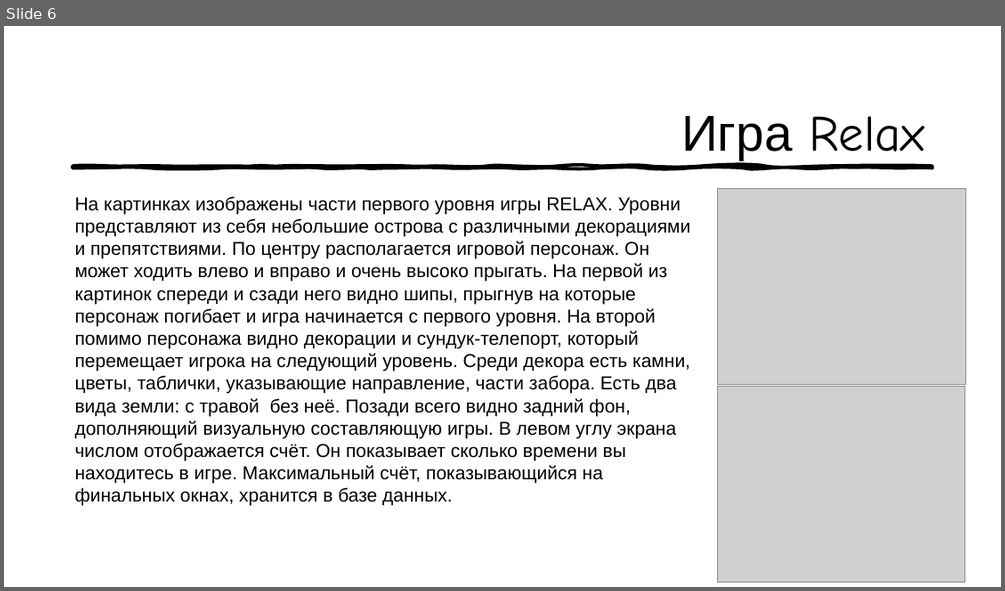
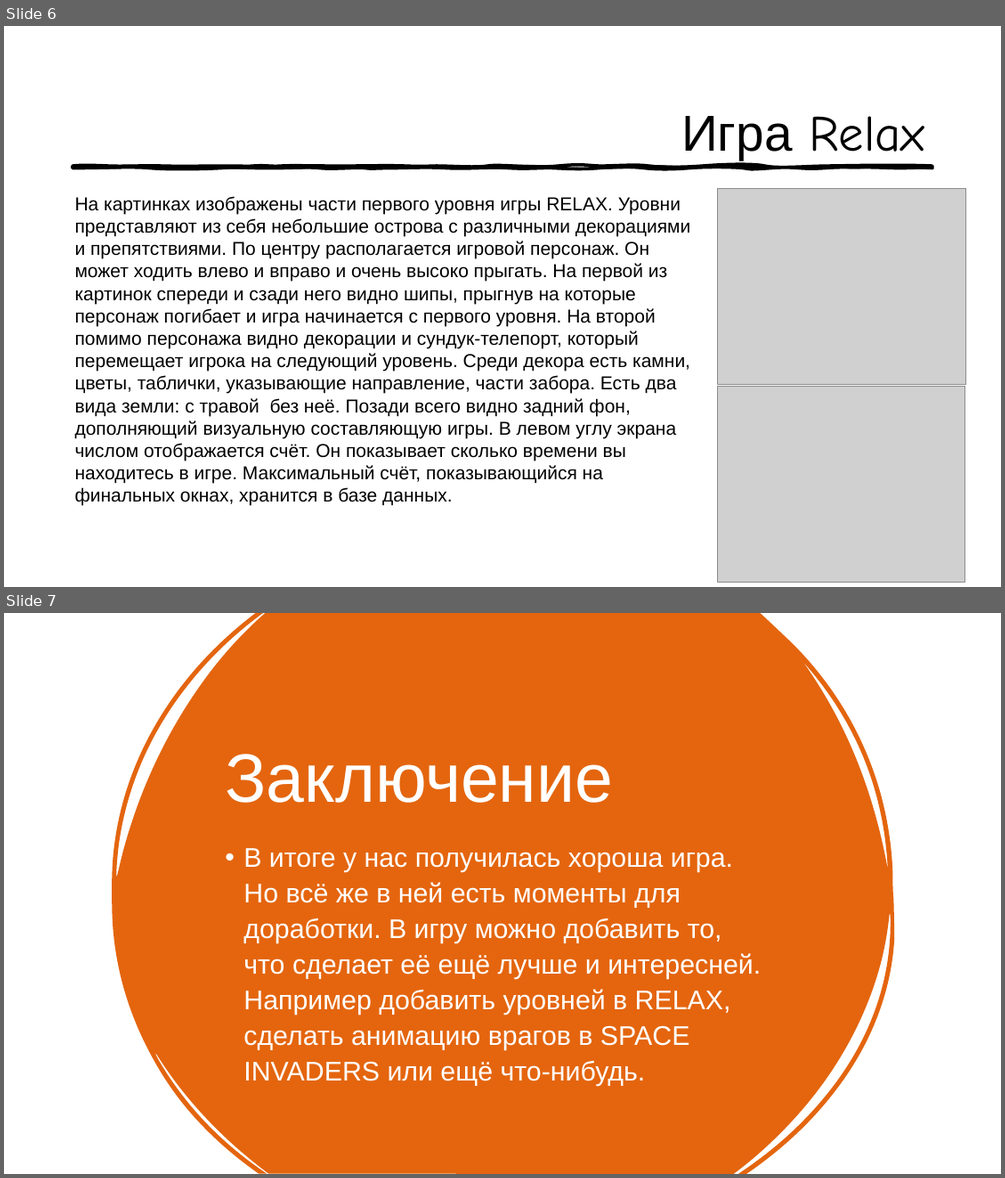
Before and after one commit to paprico-scar/pygameproject, a slide deck: Презентация PyGame.pptx. Shown one above the other, each under a label of ours: slide 6 before the commit, slides 6 and 7 after it. The pictures are 1005x591 and 1005x1178 pixels, drawn with LibreOffice and Linux fonts; fonts in the diff are those of the drawing; grey boxes stand for pictures. Boxes give left, top, right and bottom in pixels: in the first picture for what was removed or moved away, otherwise in the second. Text is boxed around its words. In the diff, an @@ line names an element or a change of style, - is before the commit and + after.

```diff
--- a/Презентация PyGame.pptx
+++ b/Презентация PyGame.pptx
@@ slide 7 added at [4,613,1001,1174], background #FFFFFF @@
@@ rectangle added at [4,613,1001,1174], fill #FFFFFF @@
@@ freeform shape added at [112,613,895,1174], fill #E4650E @@
@@ title added at [225,754,613,803], 66 pt, text #FFFFFF @@
+Заключение
@@ text added at [243,848,760,1086], 26 pt, text #FFFFFF @@
+• В итоге у нас получилась хороша игра. Но всё же в ней есть моменты для доработки. В игру можно добавить то, что сделает её ещё лучше и интересней. Например добавить уровней в RELAX, сделать анимацию врагов в SPACE INVADERS или ещё что-нибудь.
```
Also in this commit, not shown: 1 slide changed, 1 slide removed.
